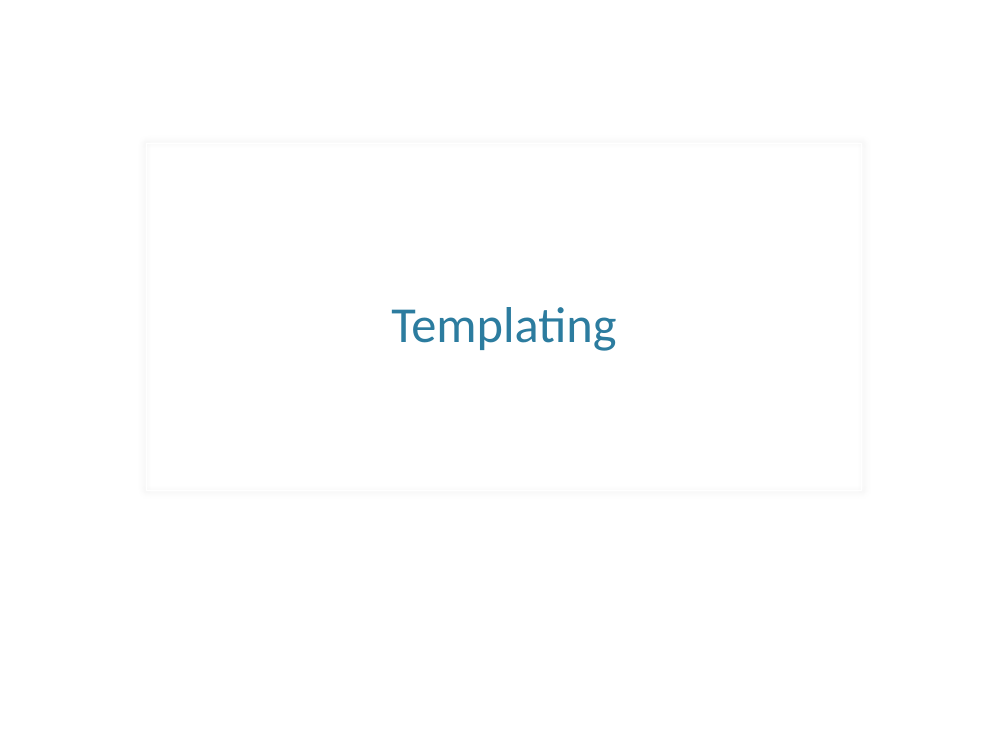
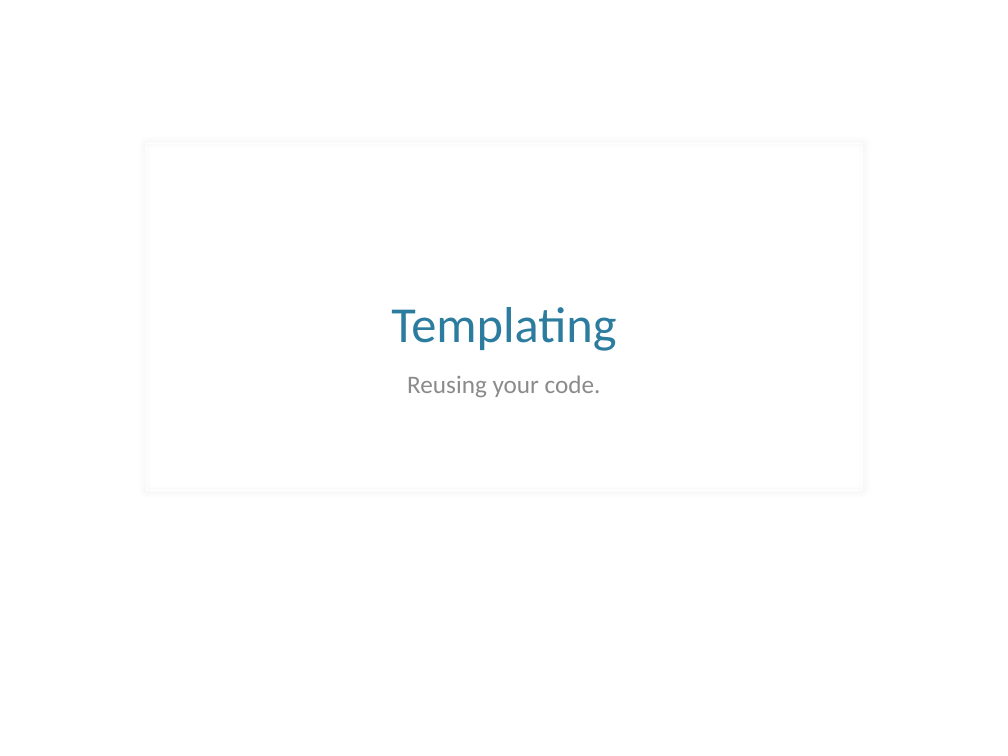
Before and after one commit to samnau/knockout-templating, a slide deck: slide 7 of Knockout Templating - slides.pptx. Drawn at 1008x756 pixels with LibreOffice and Linux fonts; fonts in the diff are those of the drawing; background and template pictures are left out. Boxes give left, top, right and bottom in pixels: in the first picture for what was removed or moved away, otherwise in the second. Text is boxed around its words. In the diff, an @@ line names an element or a change of style, - is before the commit and + after.

```diff
--- a/Knockout Templating - slides.pptx
+++ b/Knockout Templating - slides.pptx
@@ subtitle added at <box>407,375,601,397</box>, 18 pt, text #8C8C8C @@
+Reusing your code.
```
Also in this commit, not shown: 2 other slides changed, 3 slides added, 1 other file.
